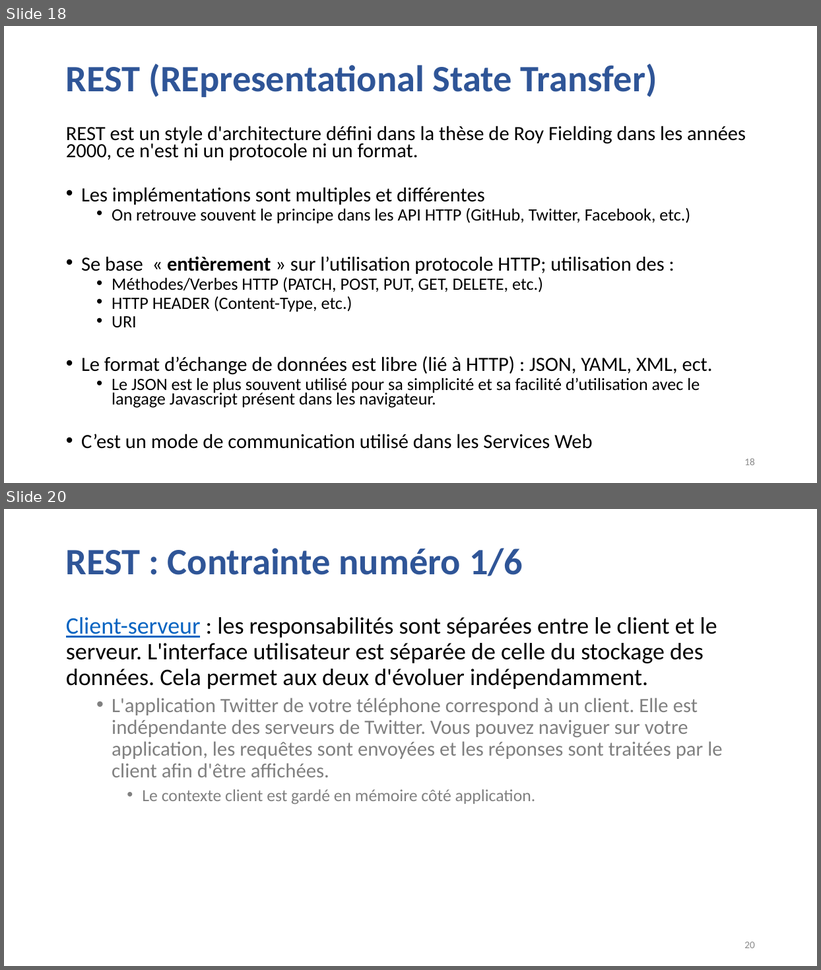
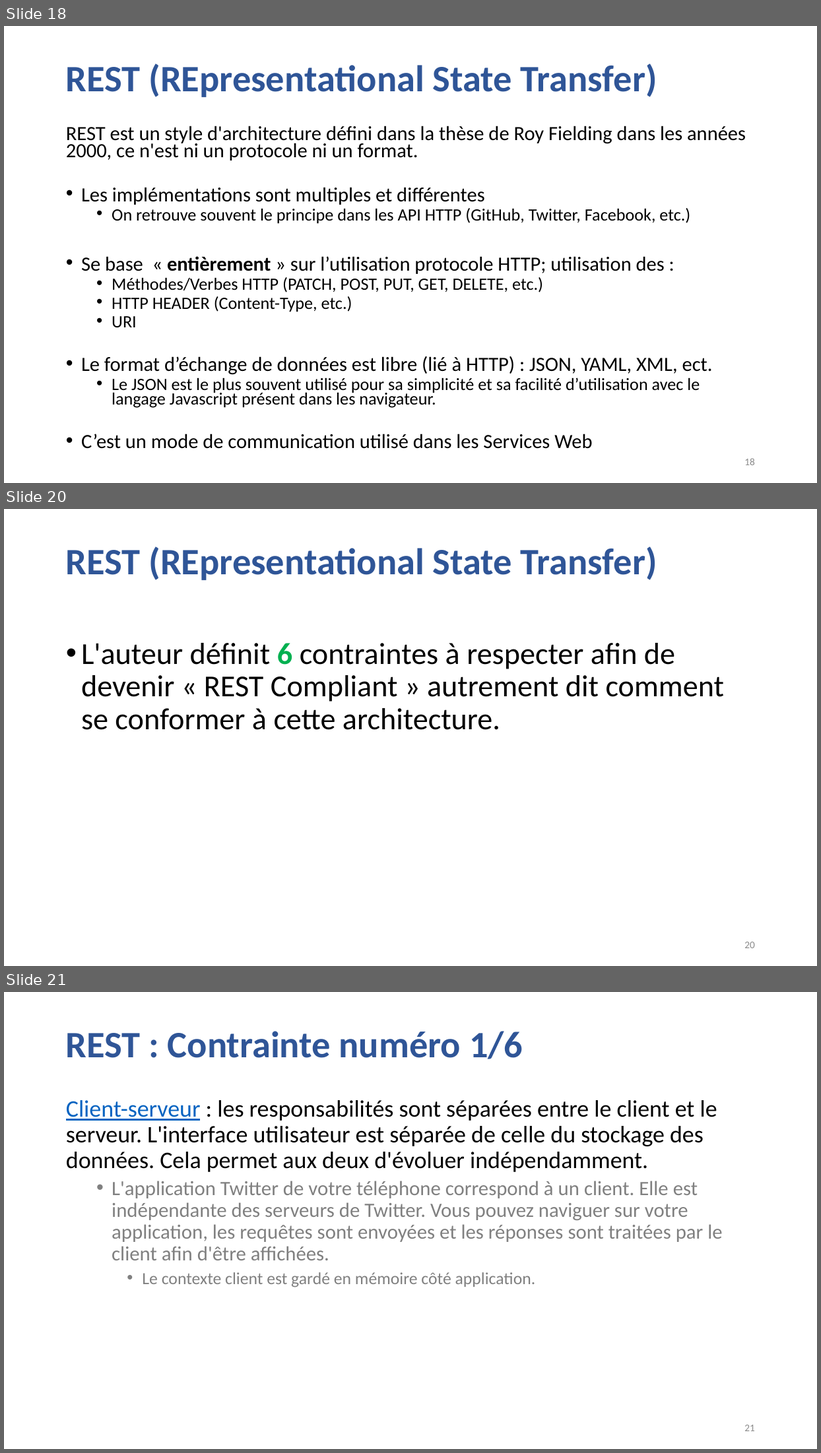
Before and after one commit to guillaumechervet/course.rest, a slide deck: documentations/3 - Web Services partie REST.pptx. Shown one above the other, each under a label of ours: slides 18 and 20 before the commit, slides 18, 20 and 21 after it; the slides between them are not shown. The pictures are 821x970 and 821x1453 pixels, drawn with LibreOffice and Linux fonts; fonts in the diff are those of the drawing. Boxes give left, top, right and bottom in pixels: in the first picture for what was removed or moved away, otherwise in the second. Text is boxed around its words. In the diff, an @@ line names an element or a change of style, - is before the commit and + after.

Commit message:
doc(rest) update for bbl

```diff
--- a/documentations/3 - Web Services partie REST.pptx
+++ b/documentations/3 - Web Services partie REST.pptx
@@ slide 20 added at [4, 509, 817, 966], background #FFFFFF @@
@@ title added at [66, 547, 657, 580], 44 pt, text #2F5597, bold @@
+REST (REpresentational State Transfer)
@@ text added at [81, 643, 724, 730], 36 pt, text #000000 @@
+• L'auteur définit 6 contraintes à respecter afin de devenir « REST Compliant » autrement dit comment se conformer à cette architecture.
@@ page number added at [745, 942, 755, 949], 12 pt, text #8C8C8C @@
+20
@@ what was slide 20 is now slide 21 @@
@@ page number at [745, 1425, 755, 1432]: text changed @@
-20
+21
```
Also in this commit, not shown: 8 slides changed, 7 other slides added, 2 slides removed.
